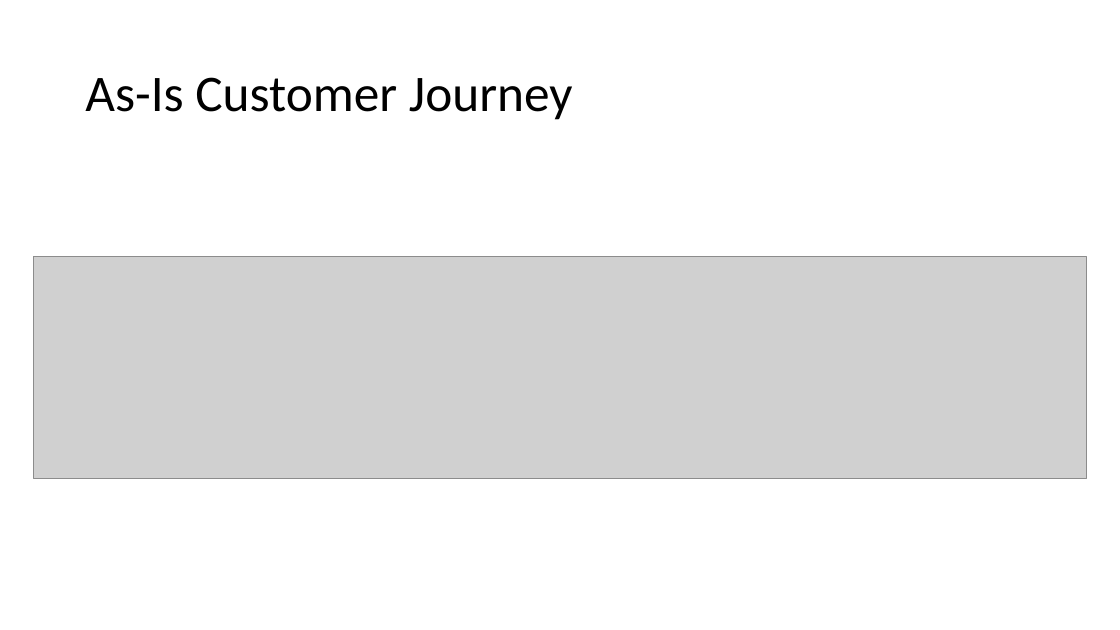
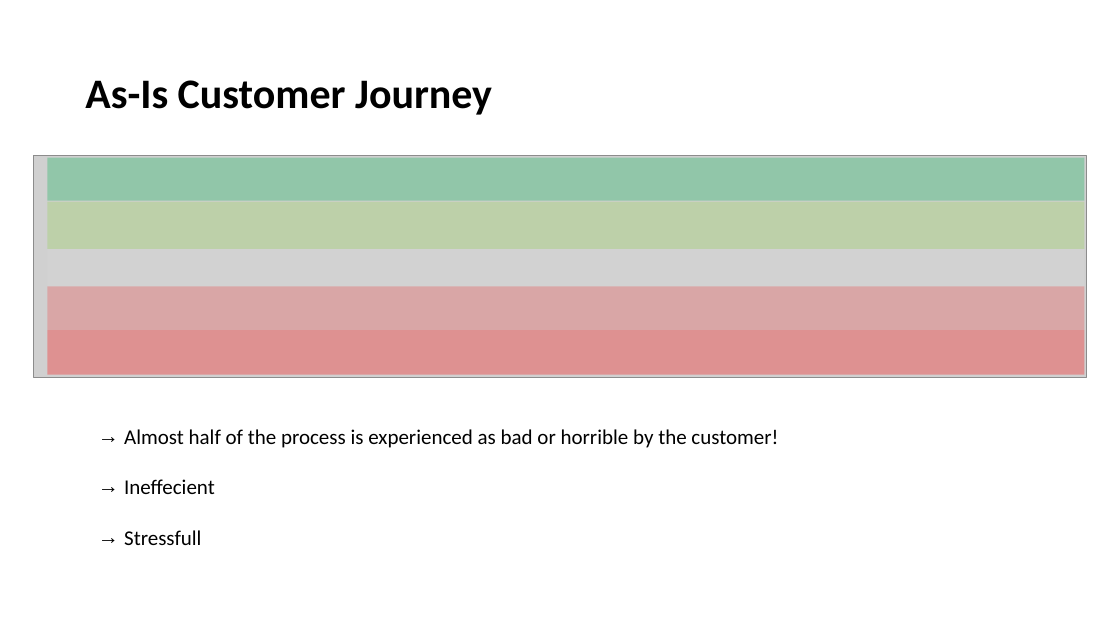
Before and after one commit to DigiBP/DigiBP-ALBULA, a slide deck: slide 3 of src/presentation/EasyBirth_Sales pitch.pptx. Drawn at 1120x630 pixels with LibreOffice and Linux fonts; fonts in the diff are those of the drawing; grey boxes stand for pictures; background and template pictures are left out. Boxes give left, top, right and bottom in pixels: in the first picture for what was removed or moved away, otherwise in the second. Text is boxed around its words. In the diff, an @@ line names an element or a change of style, - is before the commit and + after.

Commit message:
update

```diff
--- a/src/presentation/EasyBirth_Sales pitch.pptx
+++ b/src/presentation/EasyBirth_Sales pitch.pptx
@@ title "As-Is Customer Journey" at box(85, 80, 492, 115): size 44 to 36 pt, bold on @@
@@ picture: place and size @@
-picture at box(34, 257, 1086, 479)
+picture at box(34, 155, 1086, 377)
@@ rectangle added at box(47, 158, 1085, 201), fill #00B050 at 30% opacity @@
@@ rectangle added at box(47, 202, 1085, 249), fill #92D050 at 30% opacity @@
@@ rectangle added at box(47, 250, 1085, 287), fill #D9D9D9 at 30% opacity @@
@@ rectangle added at box(47, 287, 1085, 330), fill #FF0000 at 20% opacity @@
@@ rectangle added at box(47, 330, 1085, 375), fill #FF0000 at 30% opacity @@
@@ text added at box(124, 429, 778, 545), 18 pt, text #000000 @@
+→ Almost half of the process is experienced as bad or horrible by the customer!
+→ Ineffecient
+→ Stressfull
```
Also in this commit, not shown: 1 other slide changed.
